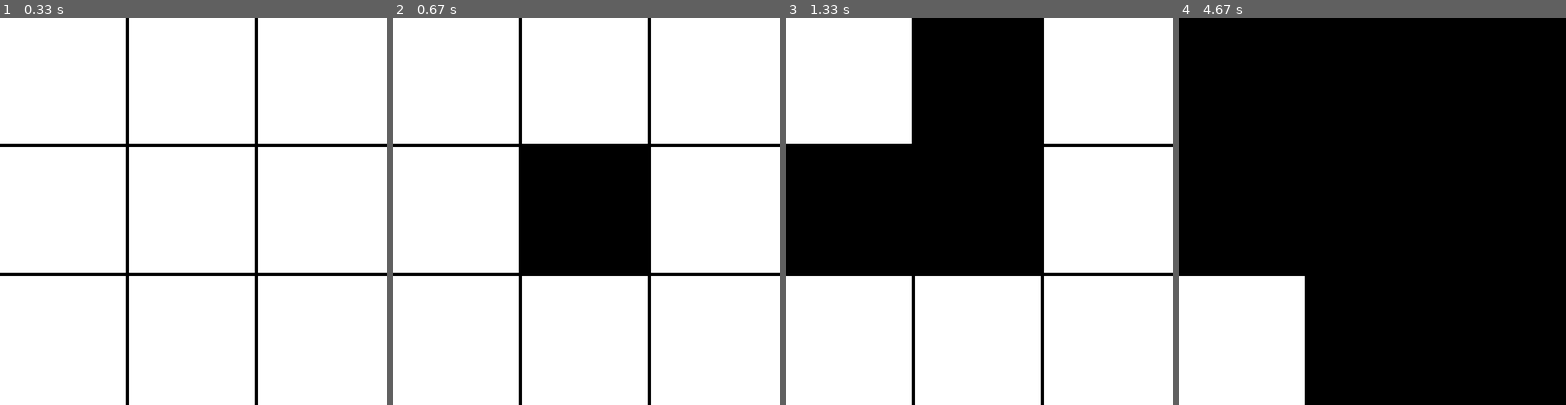
Above: before the commit, frames 1-4 (left to right).
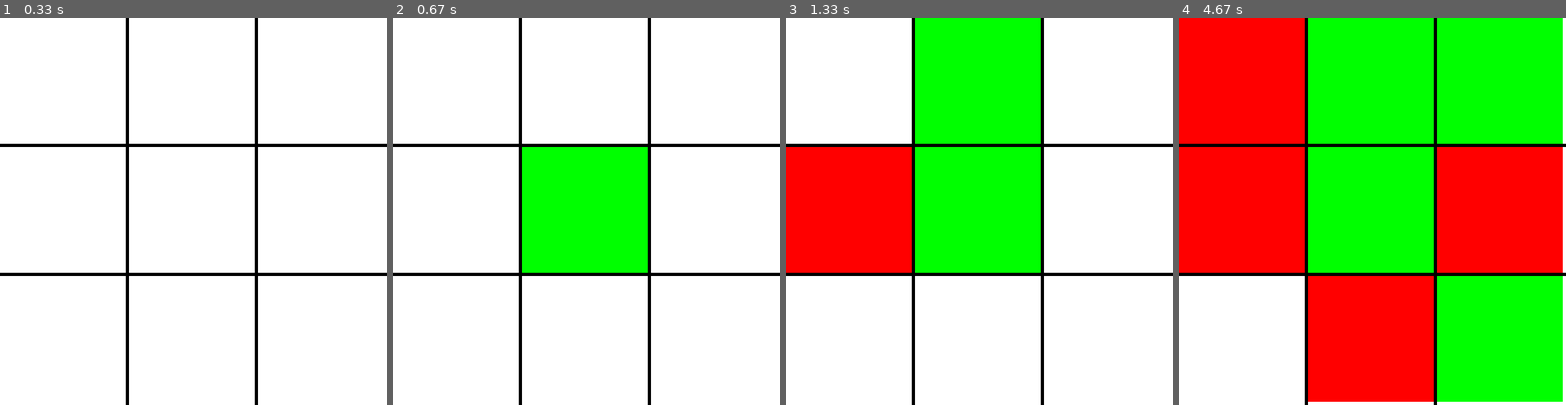
Above: after the commit, the same moments.

Repository: wayline89/Code
Game: pygame game, started from pygame_main.py
The game is run twice, just before and just after one commit, with the same random seed, the same clock (stepped at 60 frames per second) and the same inputs.
Inputs (mouse positions are in pixels of both pictures, inside the frame that each line leads up to):
- Up to frame 1 (0.33 s): no input
- Up to frame 2 (0.67 s): click (586, 211) at 0.38 s
- Up to frame 3 (1.33 s): click (886, 215) at 0.72 s; click (1037, 76) at 1.05 s
- Up to frame 4 (4.67 s): click (1279, 134) at 1.38 s; click (1519, 358) at 2.22 s; click (1449, 180) at 2.55 s; click (1453, 141) at 3.22 s; click (1314, 323) at 4.62 s

Frame 1 is identical in both runs. In frame 2, 11% of the frame differs, in the area x 33-66%, y 33-66%; in frame 3, 32%; in frame 4, 86%, in the area x 0-100%, y 0-100%.

Commit message:
draw coloured squares where x o should be

Diff:
--- a/pygame_main.py
+++ b/pygame_main.py
@@ -7,7 +7,11 @@
 pygame.display.set_caption("Tic-Tac-Toe")
 clock = pygame.time.Clock()
 
-ttt = TicTacToe()
+players = ["x", "o"]
+colors = [GREEN, RED]
+dict_player_color = dict(zip(players, colors))
+
+ttt = TicTacToe(players)
 ttt.print()
 tile_size = WIDTH / ttt.grid_size
 
@@ -49,7 +53,7 @@
 
 def draw(win: pygame.display, ttt: TicTacToe):
     def draw_tic_tac_toe():
-        # Draw the Game Gird
+        # Draw the Game Grid
         line_width = 5
         for i in range(1, ttt.grid_size):
             line_pos = tile_size * i - line_width / 2
@@ -58,10 +62,10 @@
 
         # Draw the Naughts and Crosses
         for y, row in enumerate(ttt.grid):
-            for x, value in enumerate(row):
-                if value in ttt.players:
-                    rect = pygame.Rect(x * tile_size, y * tile_size, tile_size, tile_size)
-                    pygame.draw.rect(WIN, BLACK, rect)
+            for x, player in enumerate(row):
+                if player in ttt.players:
+                    rect = pygame.Rect(x * tile_size, y * tile_size, tile_size - line_width, tile_size - line_width)
+                    pygame.draw.rect(WIN, dict_player_color[player], rect)
 
     win.fill(WHITE)
 
--- a/tictactoe.py
+++ b/tictactoe.py
@@ -2,13 +2,11 @@
 from typing import Union
 
 class TicTacToe:
-    def __init__(self, grid_size=3, win_size=3):
+    def __init__(self, players, grid_size=3, win_size=3):
         self.grid_size = grid_size
         self.win_size = win_size
         self.grid = np.array([str(x) for x in range(9)]).reshape((grid_size, grid_size))
-
-        self.players = ["x", "o"]
-        # self.turn = 0 - only remove this after getting it to work at all because we notice it is now redundant.
+        self.players = players
 
         self.max_moves = self.grid_size * self.grid_size
         self.current_move = 0
--- a/utils/settings.py
+++ b/utils/settings.py
@@ -8,3 +8,5 @@
 WHITE = (255, 255, 255)
 BLACK = (0, 0, 0)
 RED = (255, 0, 0)
+GREEN = (0, 255, 0)
+BLUE = (0, 0, 255)
